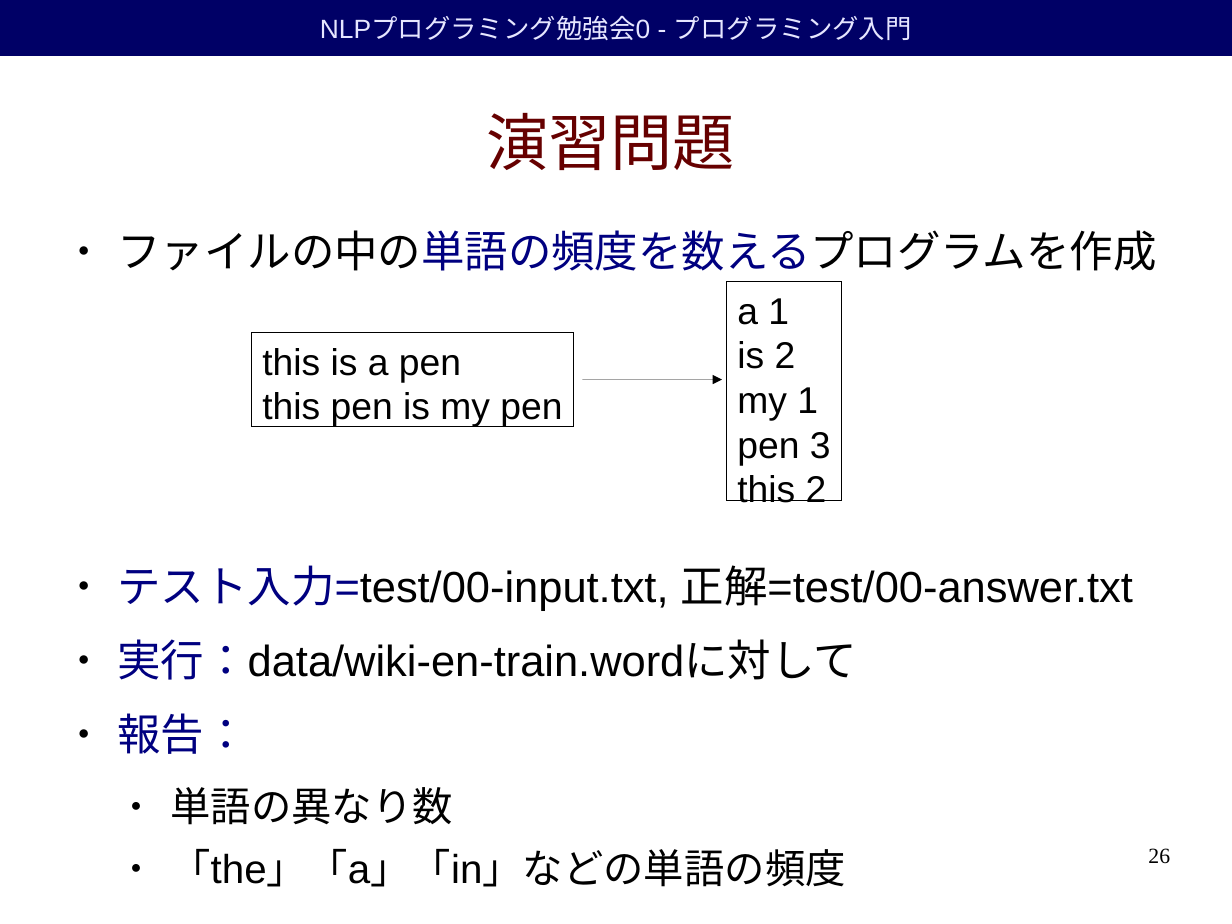
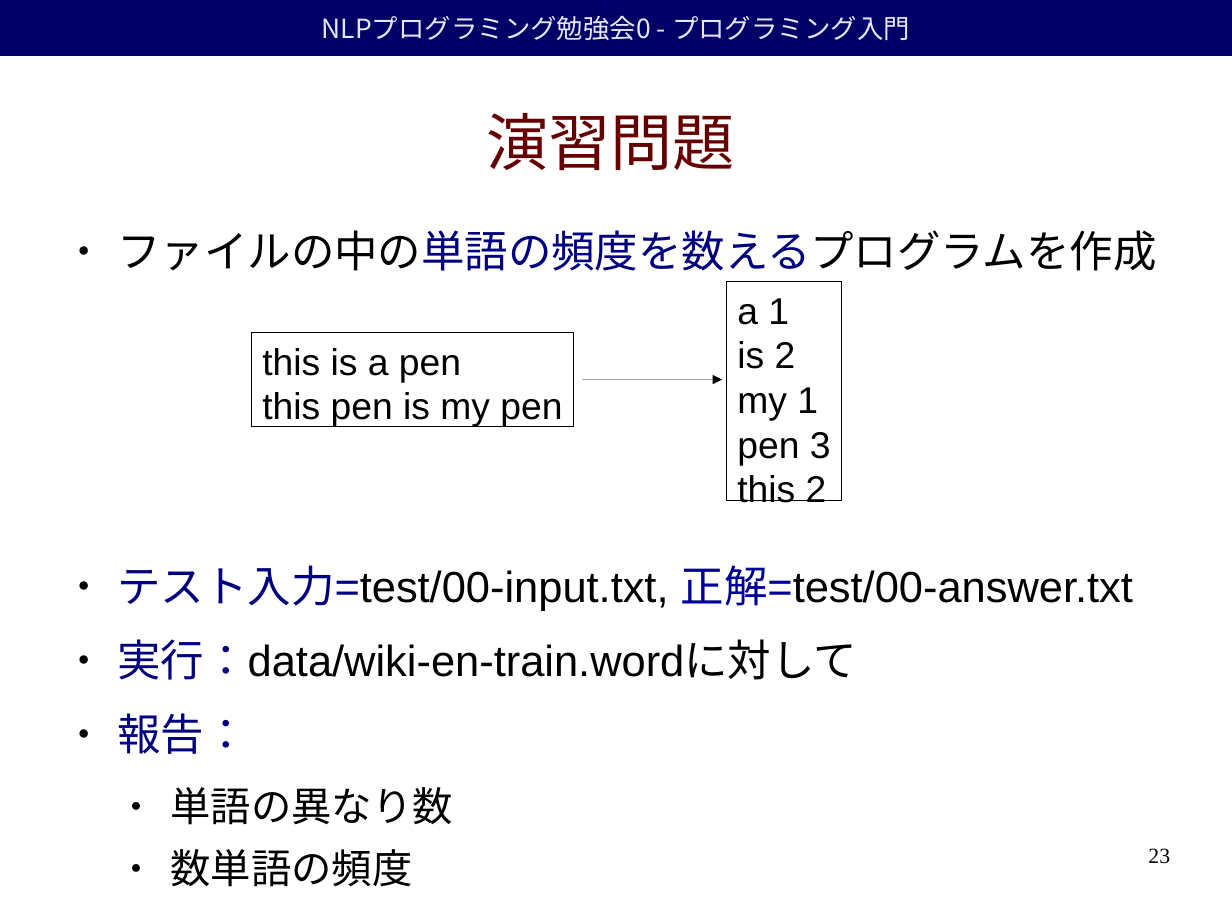
Before and after one commit to duffrind/nlppractice, a slide deck: slide 23 of download/00-intro/nlp-programming-ja-00-intro.odp (slide 26 before the commit). Drawn at 1232x924 pixels with LibreOffice and Linux fonts; fonts in the diff are those of the drawing; background and template pictures are left out. Boxes give left, top, right and bottom in pixels: in the first picture for what was removed or moved away, otherwise in the second. Text is boxed around its words. In the diff, an @@ line names an element or a change of style, - is before the commit and + after.

```diff
--- a/download/00-intro/nlp-programming-ja-00-intro.odp
+++ b/download/00-intro/nlp-programming-ja-00-intro.odp
@@ rectangle "NLPプログラミング勉強会0 - プログラミング入門" at box(0, 0, 1232, 56): font Arial to Noto Sans CJK JP @@
@@ text at box(118, 565, 1133, 611): text colour #000000 to #000099 in "正解=test/00-answer.txt" @@
@@ text at box(170, 849, 412, 887): text changed @@
-  ● 「the」「a」「in」などの単語の頻度
+  ● 数単語の頻度
@@ page number at box(1148, 848, 1170, 864): text changed @@
-26
+23
```
Also in this commit, not shown: 26 other slides changed, 1 slide added, 16 other files.
